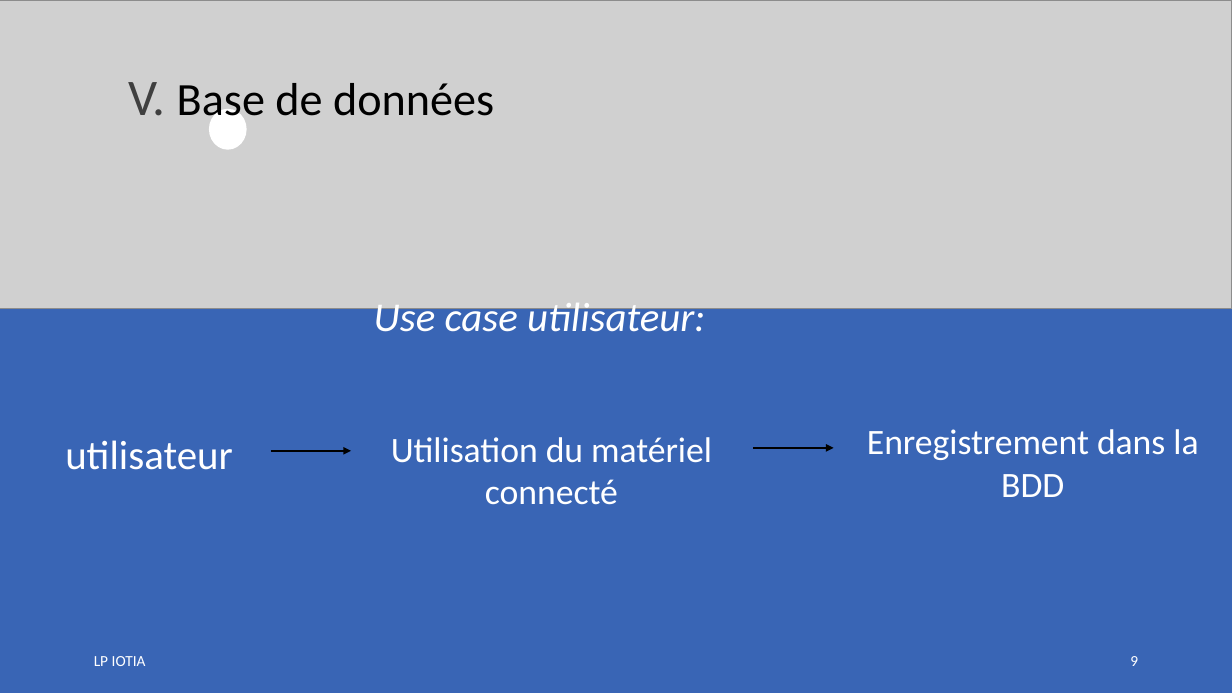
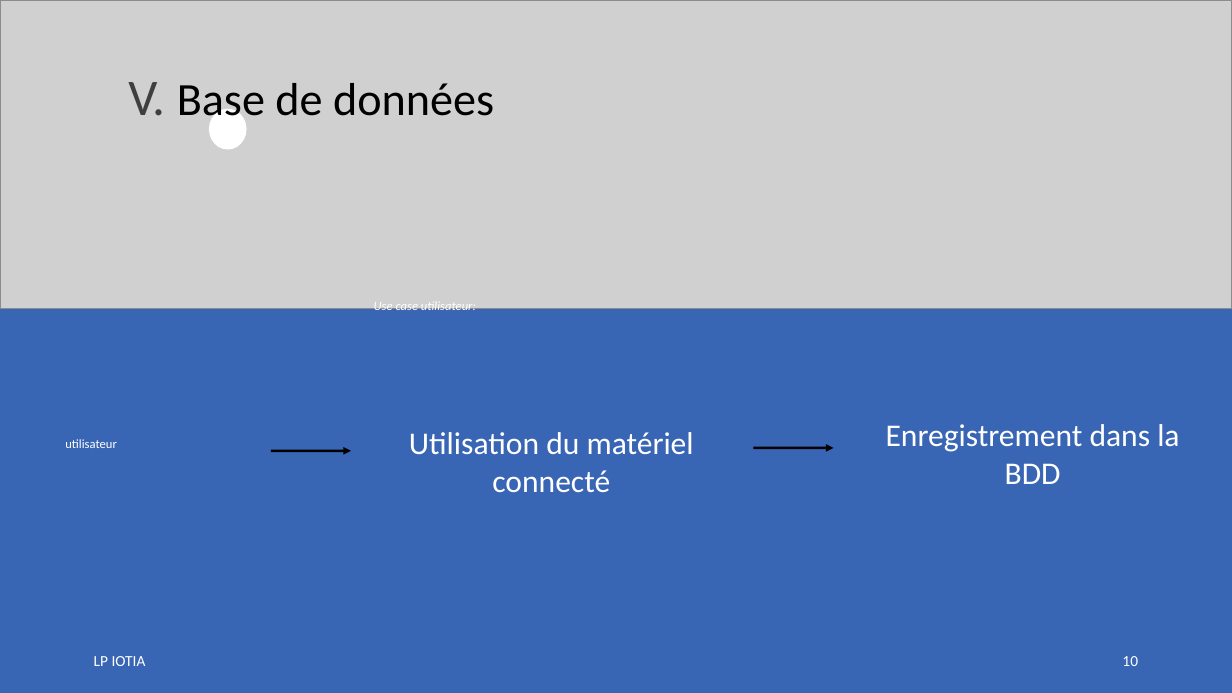
Before and after one commit to LENSAlex/ProjetIotia, a slide deck: slide 10 of Diapo_commun/PresentationCommune.pptx (slide 9 before the commit). Drawn at 1232x693 pixels with LibreOffice and Linux fonts; fonts in the diff are those of the drawing; grey boxes stand for pictures. Boxes give left, top, right and bottom in pixels: in the first picture for what was removed or moved away, otherwise in the second. Text is boxed around its words. In the diff, an @@ line names an element or a change of style, - is before the commit and + after.

```diff
--- a/Diapo_commun/PresentationCommune.pptx
+++ b/Diapo_commun/PresentationCommune.pptx
@@ text "Use case utilisateur:" at (374,302,476,314): size 31.9 to 9.9 pt @@
@@ text "Enregistrement dans la BDD" at (886,424,1179,484): size 27.8 to 24.6 pt @@
@@ text "utilisateur" at (65,439,117,448): size 31.9 to 9.9 pt @@
@@ text "Utilisation du matériel connecté" at (409,432,694,492): size 27.8 to 24.6 pt @@
@@ page number at (1122,656,1138,666): text changed @@
-9
+10
```
Also in this commit, not shown: 9 other slides changed, 1 slide added.
